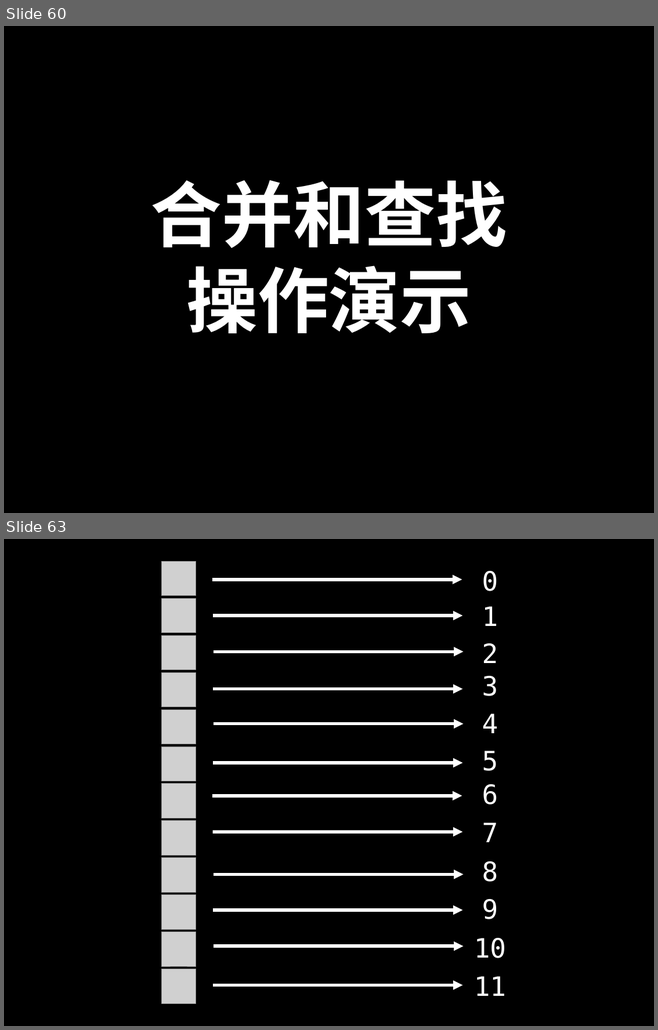
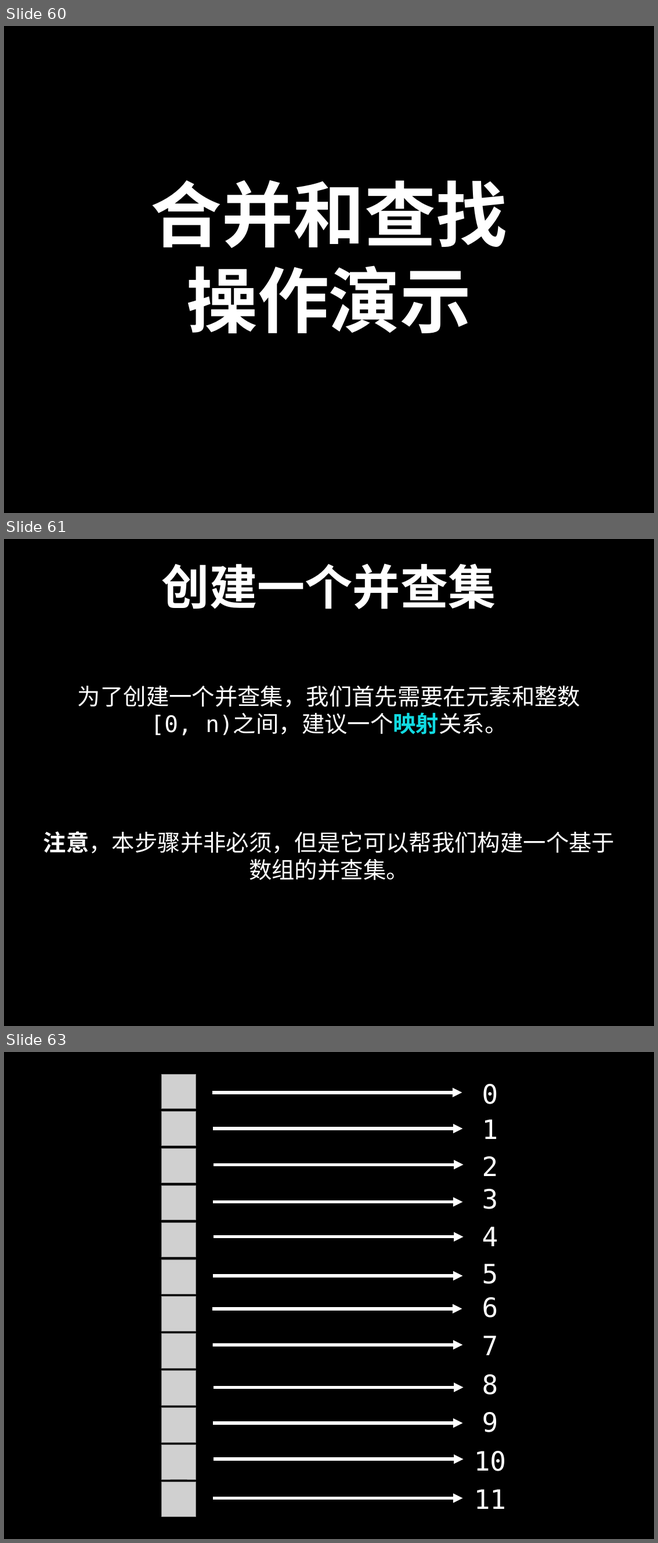
Before and after one commit to spring2go/Algorithms, a slide deck: slides/datastructures/unionfind/UnionFind.pptx. Shown one above the other, each under a label of ours: slides 60 and 63 before the commit, slides 60, 61 and 63 after it; the slides between them are not shown. The pictures are 658x1030 and 658x1543 pixels, drawn with LibreOffice and Linux fonts; fonts in the diff are those of the drawing; grey boxes stand for pictures. Boxes give left, top, right and bottom in pixels: in the first picture for what was removed or moved away, otherwise in the second. Text is boxed around its words. In the diff, an @@ line names an element or a change of style, - is before the commit and + after.

```diff
--- a/slides/datastructures/unionfind/UnionFind.pptx
+++ b/slides/datastructures/unionfind/UnionFind.pptx
@@ slide 61 added at (x1=4, y1=539, x2=654, y2=1026), background #000000 @@
@@ title added at (x1=162, y1=563, x2=496, y2=609), 75.2 pt, text #FFFFFF, bold @@
+创建一个并查集
@@ text added at (x1=78, y1=686, x2=580, y2=736), 36 pt, text #FFFFFF @@
+为了创建一个并查集，我们首先需要在元素和整数[0, n)之间，建议一个映射关系。
@@ text added at (x1=43, y1=831, x2=614, y2=881), 36 pt, text #FFFFFF @@
+注意，本步骤并非必须，但是它可以帮我们构建一个基于数组的并查集。
```
Also in this commit, not shown: 34 slides changed, 2 other slides added, 3 slides removed.
